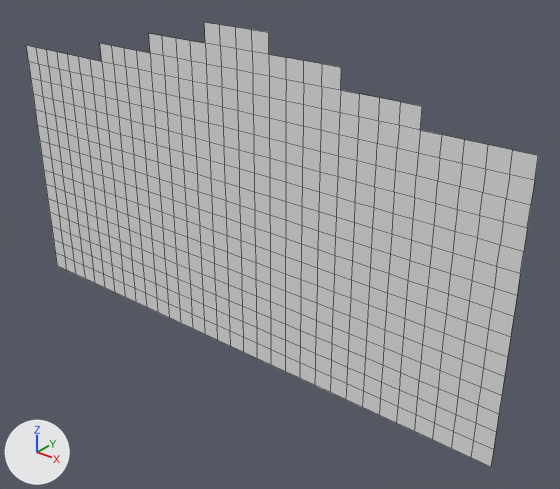
An edit to the OBJ model MardukGame/Assets/Tiled2Unity/Meshes/levelChunk3.obj, drawn before and after from the same camera.
Before and after are seen from a camera (50 mm lens) standing at (-3667.0, -1764.0, -726.0) and looking at (-5130.0, 64.0, -1859.0). Lighting does not change. The marker at lower left points along +X, +Y and +Z. Mesh edges are drawn as thin lines. Where no turn or scale is listed for an object, it has been applied to the vertices.

The scene before the commit, as lines of its bpy script (objects in view):
```python
me_levelchunk3 = bpy.data.meshes.new('levelChunk3')
me_levelchunk3.from_pydata(...)  # 567 vertices, 516 faces; spans x -6336.0..-4288.0, y 0.0, z -2304.0..-1152.0
ob_levelchunk3 = bpy.data.objects.new('levelChunk3', me_levelchunk3)
ob_levelchunk3.location = (0.0, 0.0, 0.0)
```
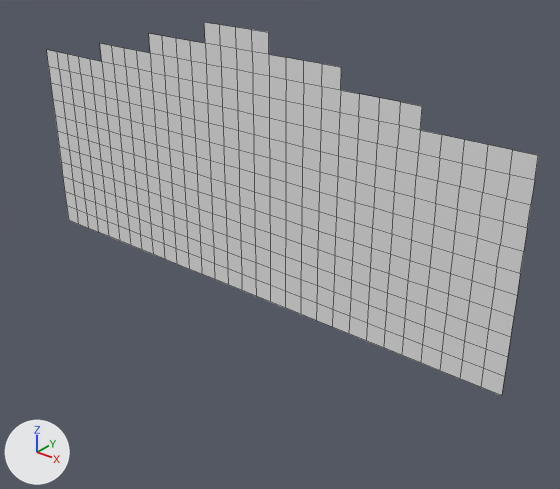
Pixel boxes (x1, y1, x2, y2) of what changed, in the pictures (560 x 489 px):
'levelChunk3', reshaped (16% shorter): before (26, 22, 538, 467); after (47, 22, 538, 396)
part 1 of me_levelchunk3, deleted: before (26, 46, 502, 467)

What changed in the scene script:
```text
Change me_levelchunk3:
    used by ob_levelchunk3; location = (0.0, 0.0, 0.0)
    remove me_levelchunk3.from_pydata(...)  # 567 vertices, 516 faces; spans x -6336.0..-4288.0, y 0.0, z -2304.0..-1152.0
    add me_levelchunk3.from_pydata(...)  # 411 vertices, 366 faces; spans x -6208.0..-4288.0, y 0.0, z -2048.0..-1152.0
    me_levelchunk3 part 1
    156 vertices are removed from x -6336.0..-4288.0, y 0.0, z -2304.0..-1344.0
    150 faces are deleted
```
